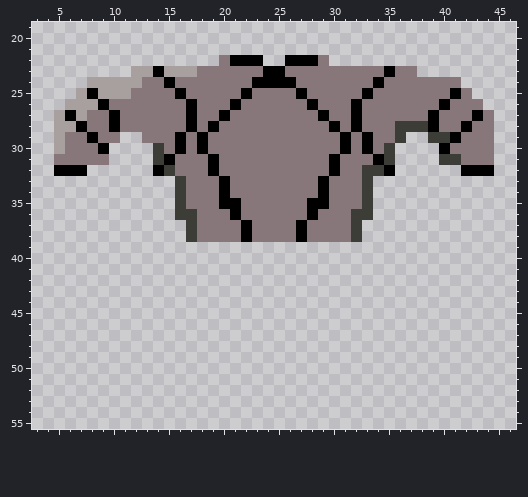
One commit to this pixel-art sprite: DeGame/DeGame/Content/Sprites/Items/SimpleArmourUp.png. This is how it looked before the edit.
The file is 50x60 pixels. Shown: x 3..46, y 19..55.
Now the later version:
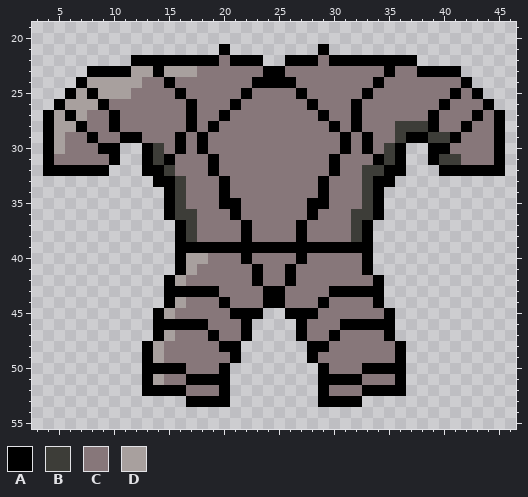
Palette (. is transparent): A #000000  B #3d3d38  C #87777a  D #a8a09e
The exact change:
@@ x 3..46 @@
 20 ............................................
-21 ............................................
-22 .................CAAA..AAAC.................
-23 .........DDADDDCCCCCCAACCCCCCCCCACC.........
-24 .....DDDDDCCACCCCCCCAAAACCCCCCCACCCCCCC.....
-25 ....DADDDCCCCACCCCCACCCCACCCCCACCCCCCCAC....
-26 ...DDDACCCCCCCACCCACCCCCCACCCACCCCCCCACCC...
-27 ..DADCCACCCCCCACCACCCCCCCCACCACCCCCCACCCAC..
-28 ..DDACCACCCCCCACACCCCCCCCCCACACCCBBBACCACC..
-29 ..DCCACC..CCCACACCCCCCCCCCCCACACCB..BBACCC..
-30 ..DCCCA....BCACACCCCCCCCCCCCACACB....ACCCC..
-31 ..CCCCC....BACCCACCCCCCCCCCACCCAB....BBCCC..
-32 ..AAA......ABCCCACCCCCCCCCCACCBBA......AAA..
-33 .............BCCCACCCCCCCCACCCB.............
-34 .............BCCCACCCCCCCCACCCB.............
-35 .............BCCCAACCCCCCAACCCB.............
-36 .............BBCCCACCCCCCACCCBB.............
-37 ..............BCCCCACCCCACCCCB..............
-38 ..............BCCCCACCCCACCCCB..............
-39 ............................................
-40 ............................................
-41 ............................................
-42 ............................................
-43 ............................................
-44 ............................................
-45 ............................................
-46 ............................................
-47 ............................................
-48 ............................................
-49 ............................................
-50 ............................................
-51 ............................................
-52 ............................................
-53 ............................................
+21 .................A........A.................
+22 .........AAAAAAAACAAA..AAACAAAAAAAA.........
+23 .....AAAADDADDDCCCCCCAACCCCCCCCCACCAAAA.....
+24 ....ADDDDDCCACCCCCCCAAAACCCCCCCACCCCCCCA....
+25 ...ADADDDCCCCACCCCCACCCCACCCCCACCCCCCCACA...
+26 ..ADDDACCCCCCCACCCACCCCCCACCCACCCCCCCACCCA..
+27 .ADADCCACCCCCCACCACCCCCCCCACCACCCCCCACCCACA.
+28 .ADDACCACCCCCCACACCCCCCCCCCACACCCBBBACCACCA.
+29 .ADCCACCAACCCACACCCCCCCCCCCCACACCBAABBACCCA.
+30 .ADCCCAA..ABCACACCCCCCCCCCCCACACBA..AACCCCA.
+31 .ACCCCCA..ABACCCACCCCCCCCCCACCCABA..ABBCCCA.
+32 .AAAAAA...AABCCCACCCCCCCCCCACCBBAA...AAAAAA.
+33 ...........AABCCCACCCCCCCCACCCBAA...........
+34 ............ABCCCACCCCCCCCACCCBA............
+35 ............ABCCCAACCCCCCAACCCBA............
+36 ............ABBCCCACCCCCCACCCBBA............
+37 .............ABCCCCACCCCACCCCBA.............
+38 .............ABCCCCACCCCACCCCBA.............
+39 .............AAAAAAAAAAAAAAAAAA.............
+40 .............ADDCCCACCCCACCCCCA.............
+41 .............ADCCCCCACCACCCCCCA.............
+42 ............ADCCCCCCACCACCCCCCCA............
+43 ............AAAAACCCCAACCCCAAAAA............
+44 ............ADCCCACCCAACCCACCCCA............
+45 ...........ADCCCCCAAA..AAACCCCCCA...........
+46 ...........AAAAACCCA....ACCCAAAAA...........
+47 ...........ADCCCACCA....ACCACCCCA...........
+48 ..........ADCCCCCAA......AACCCCCCA..........
+49 ..........ADCCCCCCA......ACCCCCCCA..........
+50 ..........AAAACCCA........ACCCAAAA..........
+51 ..........ADCCAAAA........AAAACCCA..........
+52 ..........AAAACCCA........ACCCAAAA..........
+53 ..............AAAA........AAAA..............
 54 ............................................
Boxes around the changes in both pictures, in picture pixels (x1, y1, x2, y2):
added: (43, 44, 505, 407)
